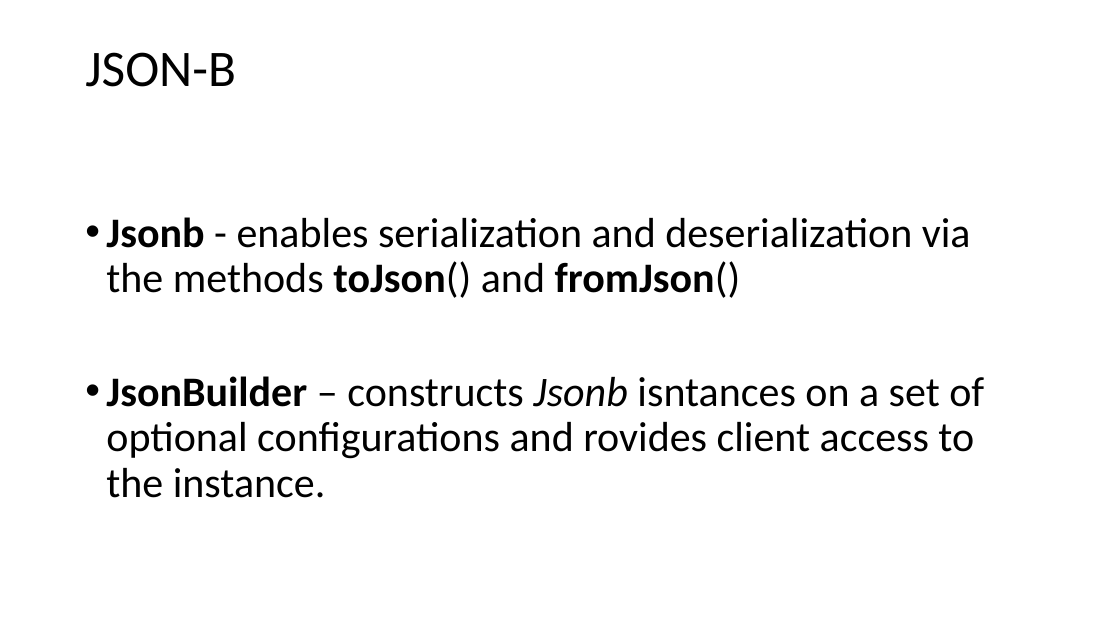
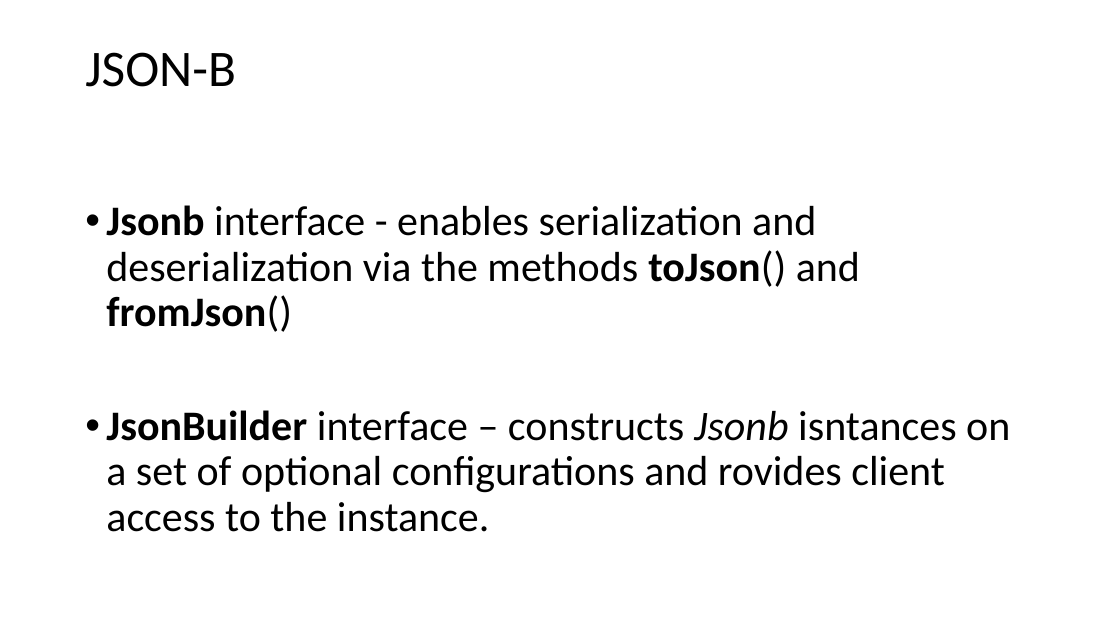
Before and after one commit to Hiruine/prezentari, a slide deck: slide 5 of json_binding(jackson)/presentation.pptx (slide 4 before the commit). Drawn at 1120x630 pixels with LibreOffice and Linux fonts; fonts in the diff are those of the drawing. Boxes give left, top, right and bottom in pixels: in the first picture for what was removed or moved away, otherwise in the second. Text is boxed around its words. In the diff, an @@ line names an element or a change of style, - is before the commit and + after.

```diff
--- a/json_binding(jackson)/presentation.pptx
+++ b/json_binding(jackson)/presentation.pptx
@@ text at bbox=[106, 205, 1010, 532]: text changed @@
-• Jsonb - enables serialization and deserialization via the methods toJson() and fromJson()
-• JsonBuilder – constructs Jsonb isntances on a set of optional configurations and rovides client access to the instance.
+• Jsonb interface - enables serialization and deserialization via the methods toJson() and fromJson()
+• JsonBuilder interface – constructs Jsonb isntances on a set of optional configurations and rovides client access to the instance.
```
Also in this commit, not shown: 3 other slides changed, 2 slides added, 10 other files.
